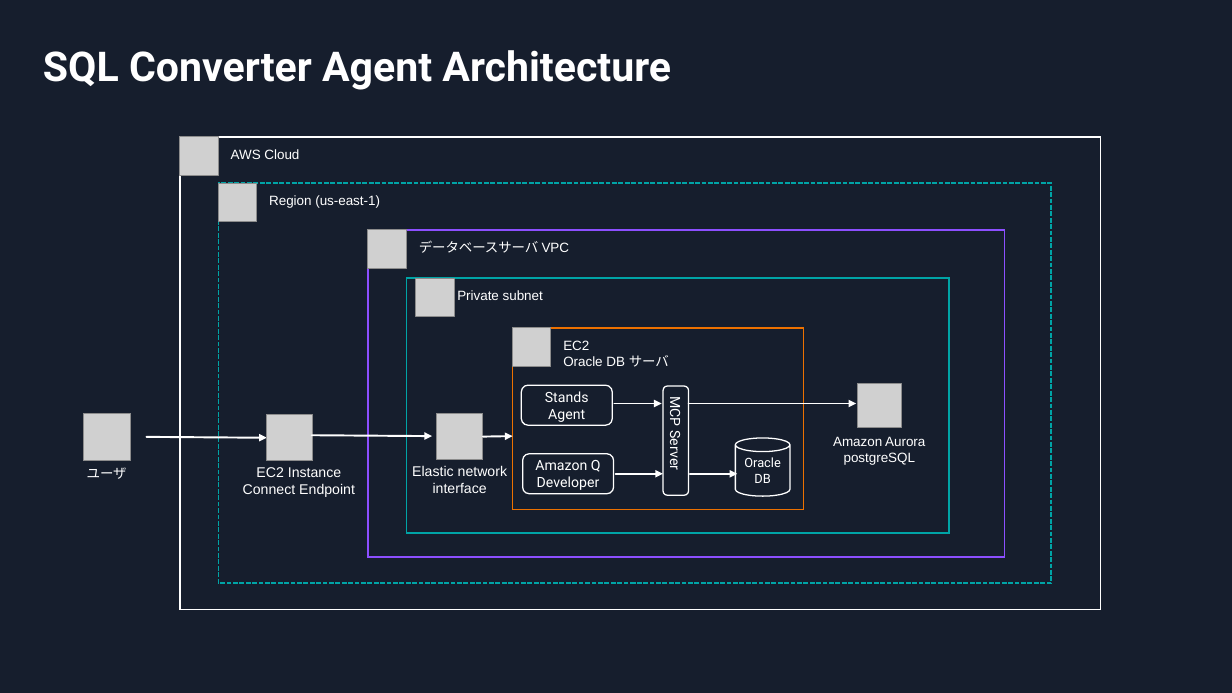
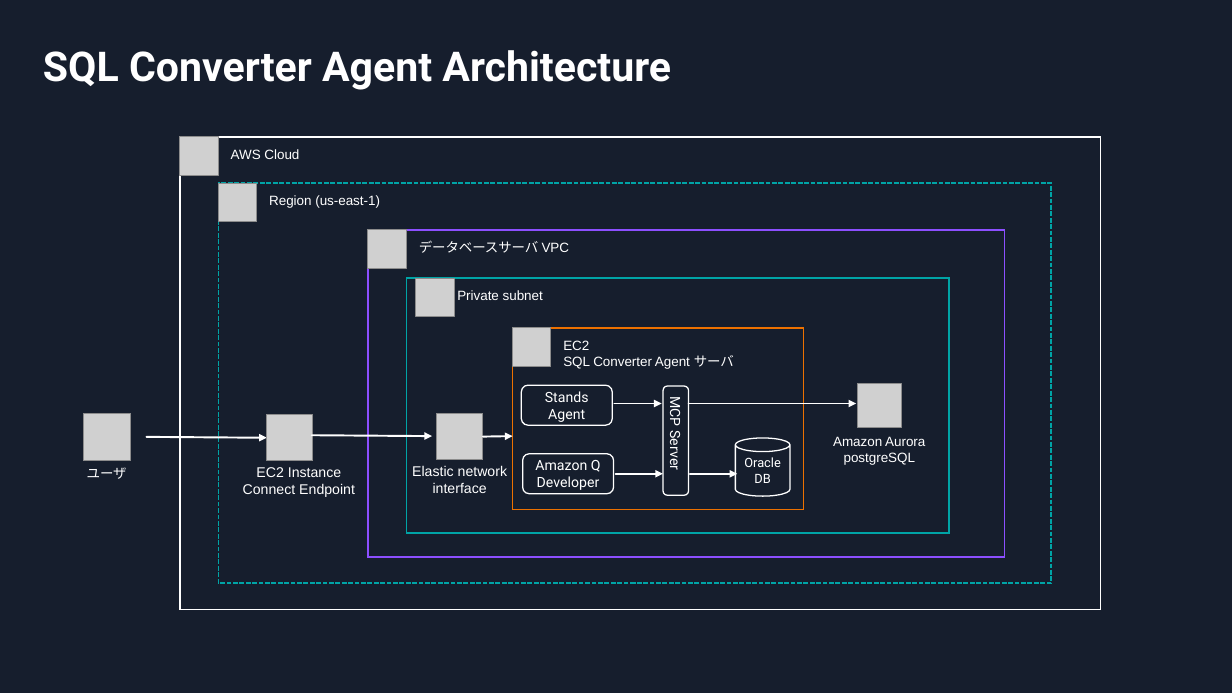
Before and after one commit to aws-samples/sample-sql-converter-agent-workshop, a slide deck: slide 1 of image/image.pptx. Drawn at 1232x693 pixels with LibreOffice and Linux fonts; fonts in the diff are those of the drawing; grey boxes stand for pictures. Boxes give left, top, right and bottom in pixels: in the first picture for what was removed or moved away, otherwise in the second. Text is boxed around its words. In the diff, an @@ line names an element or a change of style, - is before the commit and + after.

Commit message:
architecture の文言を修正

```diff
--- a/image/image.pptx
+++ b/image/image.pptx
@@ text in rectangle at [563, 355, 734, 369]: text changed @@
-Oracle DB サーバ
+SQL Converter Agent サーバ
```
Also in this commit, not shown: 1 other file.
